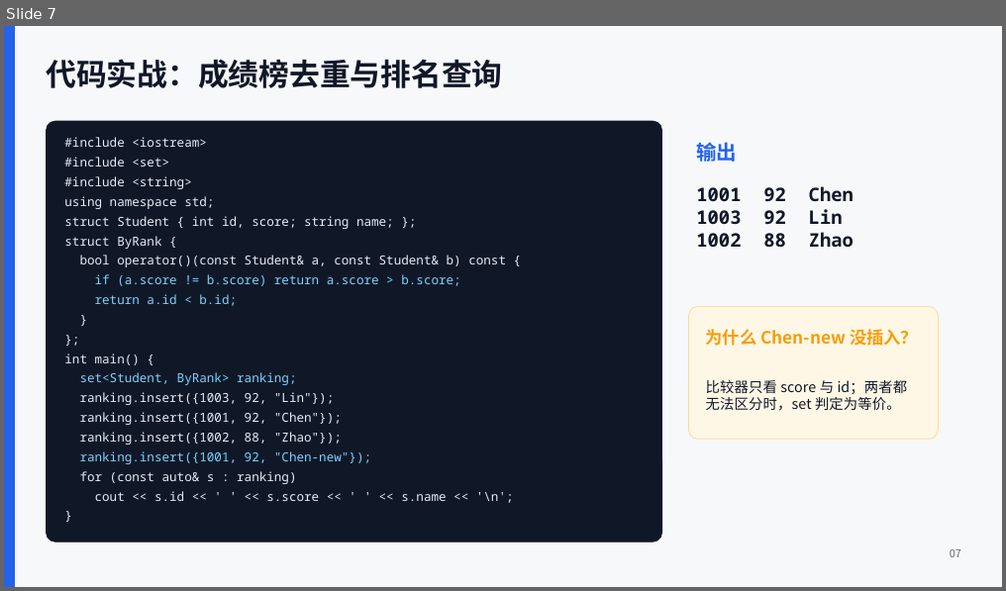
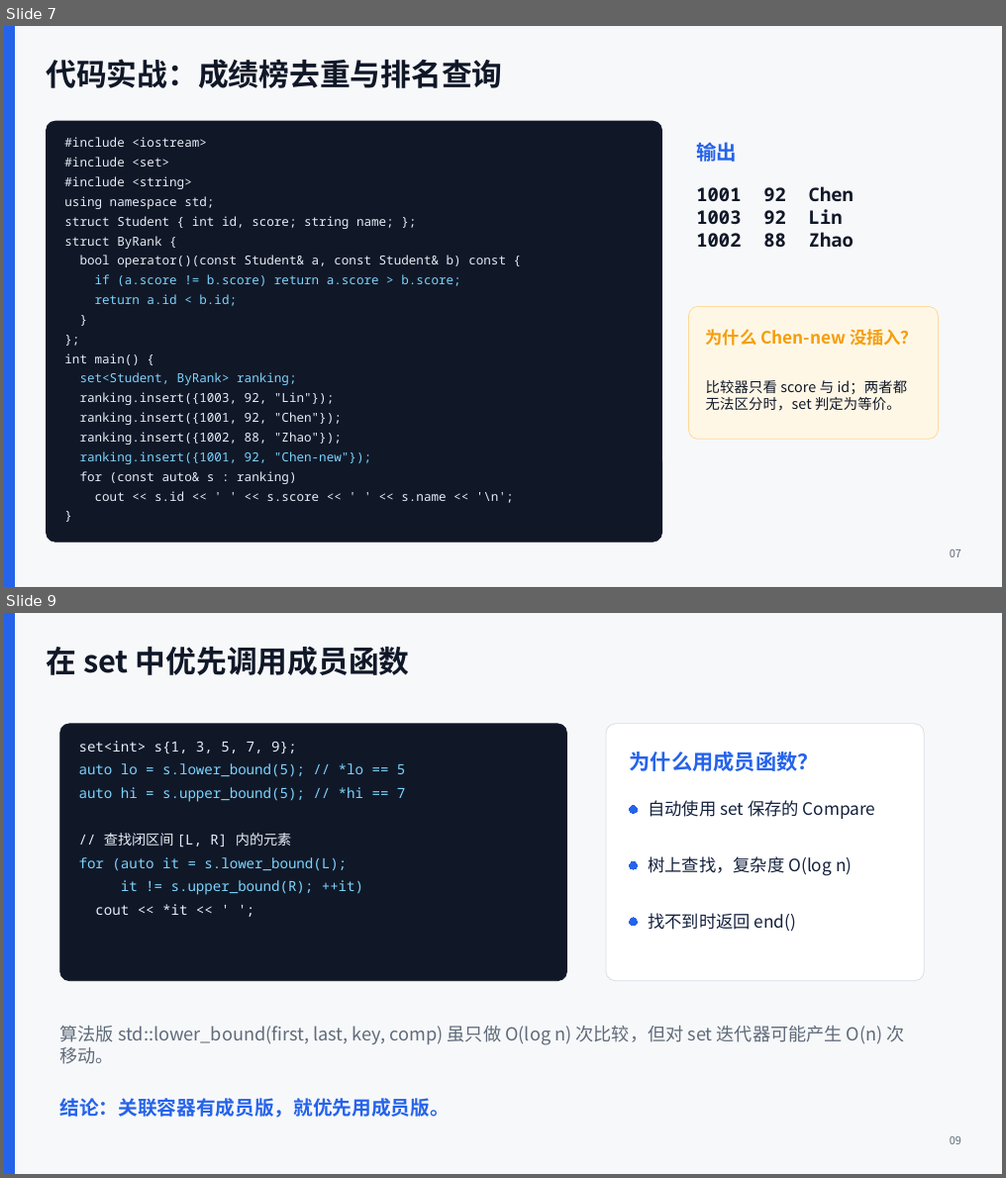
Before and after one commit to EinSpi/scripts, a slide deck: 软件科目一考试赋能_有序数据结构_set.pptx. Shown one above the other, each under a label of ours: slide 7 before the commit, slides 7 and 9 after it; the slides between them are not shown. The pictures are 1006x591 and 1006x1178 pixels, drawn with LibreOffice and Linux fonts; fonts in the diff are those of the drawing. Boxes give left, top, right and bottom in pixels: in the first picture for what was removed or moved away, otherwise in the second. Text is boxed around its words. In the diff, an @@ line names an element or a change of style, - is before the commit and + after.

Commit message:
ppt

```diff
--- a/软件科目一考试赋能_有序数据结构_set.pptx
+++ b/软件科目一考试赋能_有序数据结构_set.pptx
@@ slide 9 added at [4,613,1002,1174], background #F7F8FA @@
@@ rectangle added at [4,613,15,1174], fill #2563EB, outline #2563EB 0 pt @@
@@ text added at [47,646,410,675], 29.2 pt, text #101828, bold @@
+在 set 中优先调用成员函数
@@ rounded rectangle added at [60,724,567,981], fill #101828, outline #101828 0.75 pt @@
@@ rounded rectangle added at [606,724,924,981], fill #FFFFFF, outline #D8DEE8 0.75 pt @@
@@ text added at [79,741,296,754], 13.5 pt, text #E6EDF7 @@
+set<int> s{1, 3, 5, 7, 9};
@@ text added at [630,752,819,771], 20.2 pt, text #2563EB, bold @@
+为什么用成员函数？
@@ text added at [79,763,406,777], 13.5 pt, text #7DD3FC @@
+auto lo = s.lower_bound(5); // *lo == 5
@@ text added at [79,787,406,802], 13.5 pt, text #7DD3FC @@
+auto hi = s.upper_bound(5); // *hi == 7
@@ ellipse added at [629,805,637,813], fill #2563EB, outline #2563EB 0 pt @@
@@ text added at [648,800,876,819], 16.5 pt, text #14213D @@
+自动使用 set 保存的 Compare
@@ text added at [104,833,291,848], 13.5 pt, text #E6EDF7 @@
+// 查找闭区间 [L, R] 内的元素
@@ text added at [79,858,347,871], 13.5 pt, text #7DD3FC @@
+for (auto it = s.lower_bound(L);
@@ ellipse added at [629,861,637,869], fill #2563EB, outline #2563EB 0 pt @@
@@ text added at [648,857,851,876], 16.5 pt, text #14213D @@
+树上查找，复杂度 O(log n)
@@ text added at [95,904,187,915], 13.5 pt, text #E6EDF7 @@
+cout << *it << ' ';
@@ text added at [121,880,363,895], 13.5 pt, text #7DD3FC @@
+it != s.upper_bound(R); ++it)
@@ ellipse added at [629,918,637,925], fill #2563EB, outline #2563EB 0 pt @@
@@ text added at [648,913,796,932], 16.5 pt, text #14213D @@
+找不到时返回 end()
@@ text added at [60,1026,905,1064], 17.2 pt, text #5F6B7A @@
+算法版 std::lower_bound(first, last, key, comp) 虽只做 O(log n) 次比较，但对 set 迭代器可能产生 O(n) 次移动。
@@ text added at [60,1098,450,1118], 18.8 pt, text #2563EB, bold @@
+结论：关联容器有成员版，就优先用成员版。
@@ text added at [949,1137,961,1145], 10.5 pt, text #5F6B7A @@
+09
```
Also in this commit, not shown: 1 slide changed, 2 other slides added.
